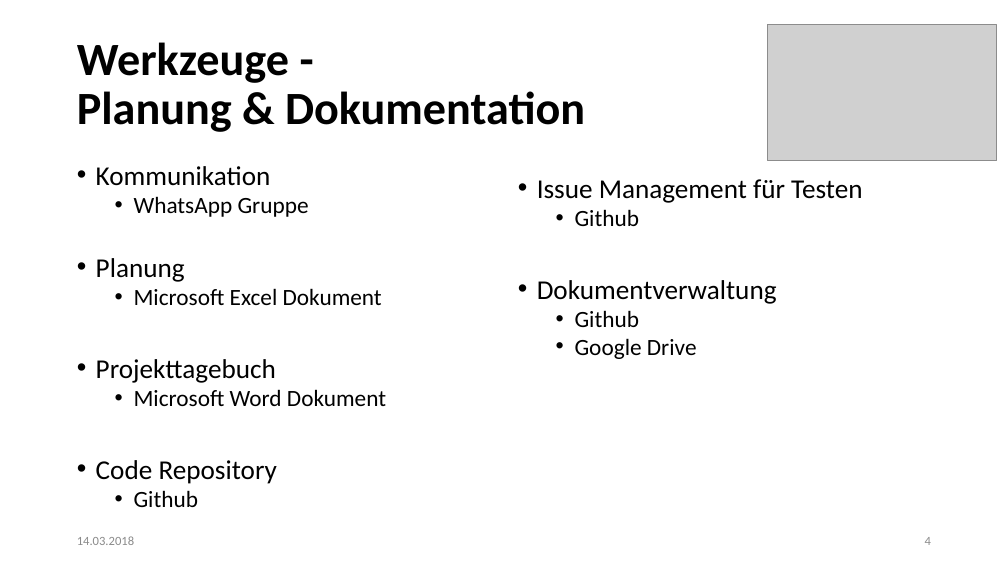
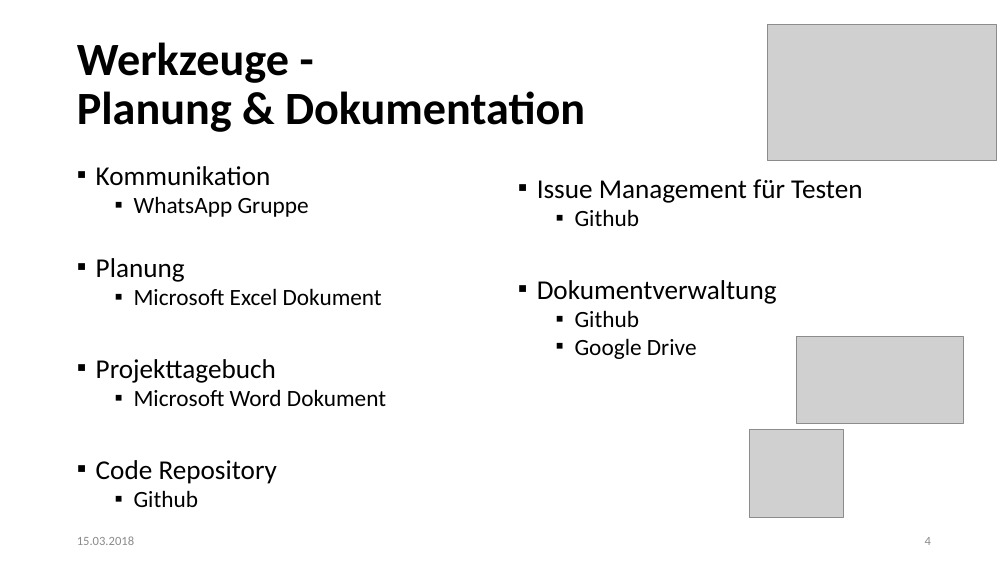
Before and after one commit to ateuchtmann/259035_SoftEngPR, a slide deck: slide 4 of Organisation/PR Software Engineering.pptx. Drawn at 1008x567 pixels with LibreOffice and Linux fonts; fonts in the diff are those of the drawing; grey boxes stand for pictures. Boxes give left, top, right and bottom in pixels: in the first picture for what was removed or moved away, otherwise in the second. Text is boxed around its words. In the diff, an @@ line names an element or a change of style, - is before the commit and + after.

```diff
--- a/Organisation/PR Software Engineering.pptx
+++ b/Organisation/PR Software Engineering.pptx
@@ text "Issue Management für Testen" at [537, 179, 862, 359]: bullet • to ▪ @@
@@ picture added at [796, 337, 963, 424] @@
@@ picture added at [749, 430, 843, 517] @@
@@ text at [77, 536, 134, 545]: text changed @@
-14.03.2018
+15.03.2018
```
Also in this commit, not shown: 4 other slides changed.
